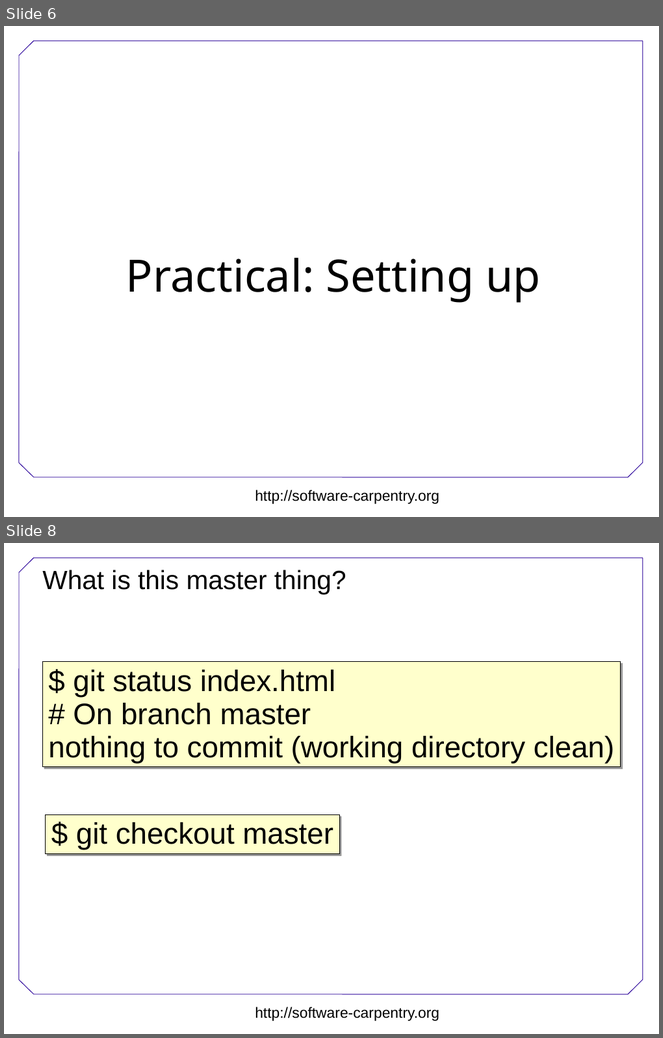
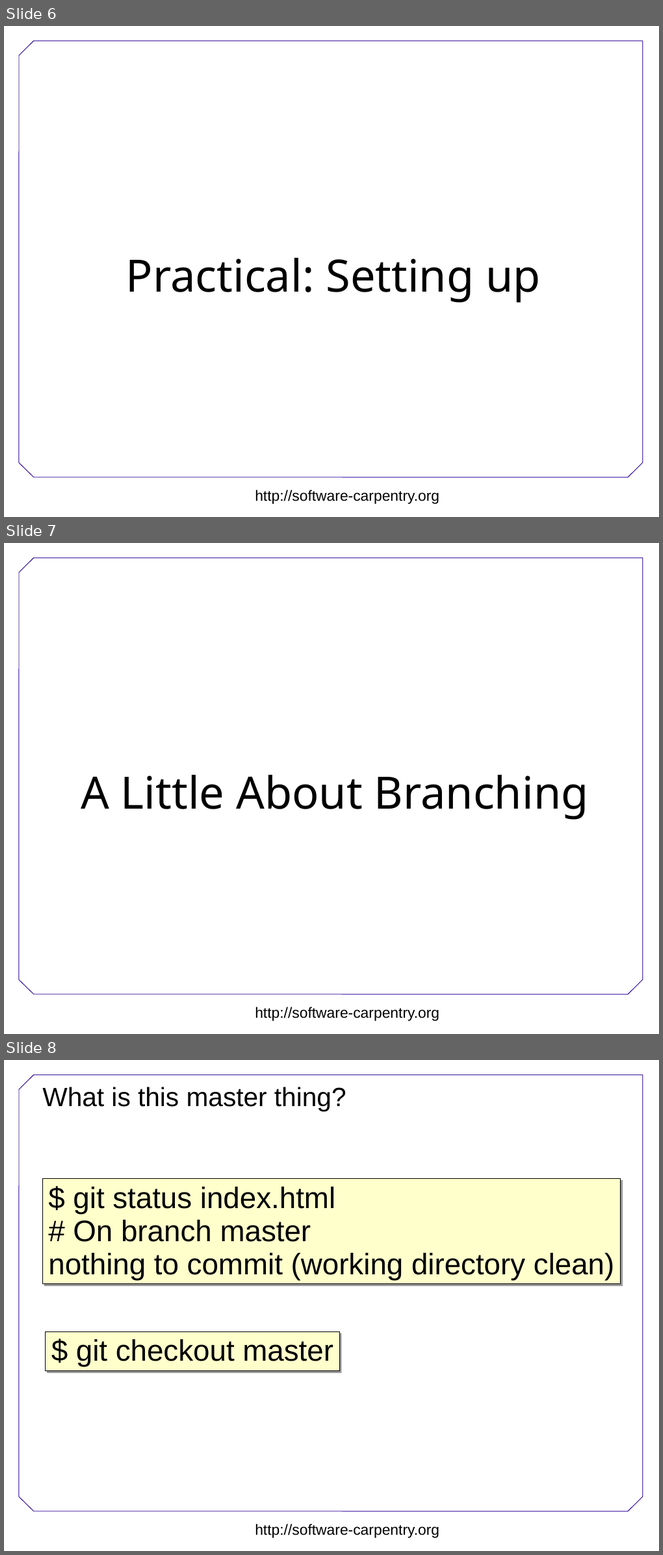
Before and after one commit to swcarpentry/DEPRECATED-boot-camps, a slide deck: version-control/Version-control.ppt. Shown one above the other, each under a label of ours: slides 6 and 8 before the commit, slides 6, 7 and 8 after it; the slides between them are not shown. The pictures are 663x1038 and 663x1555 pixels, drawn with LibreOffice and Linux fonts; fonts in the diff are those of the drawing; background and template pictures are left out. Boxes give left, top, right and bottom in pixels: in the first picture for what was removed or moved away, otherwise in the second. Text is boxed around its words. In the diff, an @@ line names an element or a change of style, - is before the commit and + after.

```diff
--- a/version-control/Version-control.ppt
+++ b/version-control/Version-control.ppt
@@ slide 7 added at (4, 543, 659, 1034), background #FFFFFF; not listed: 8 template elements that a slide beside it also shows @@
@@ text added at (81, 775, 589, 820), 54 pt, text #000000 @@
+A Little About Branching
```
Also in this commit, not shown: 2 slides changed, 13 other slides added, 1 slide removed.
